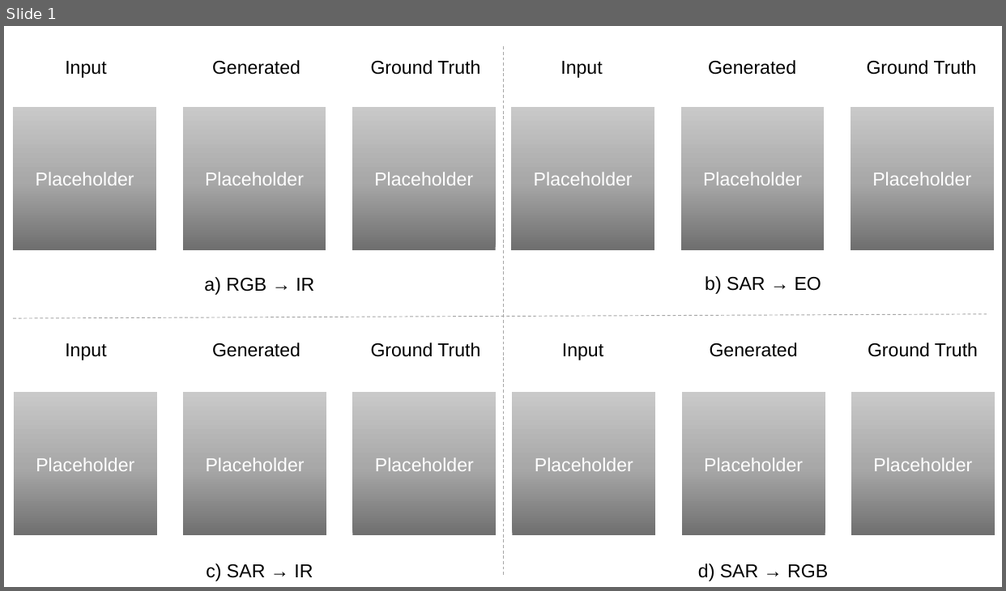
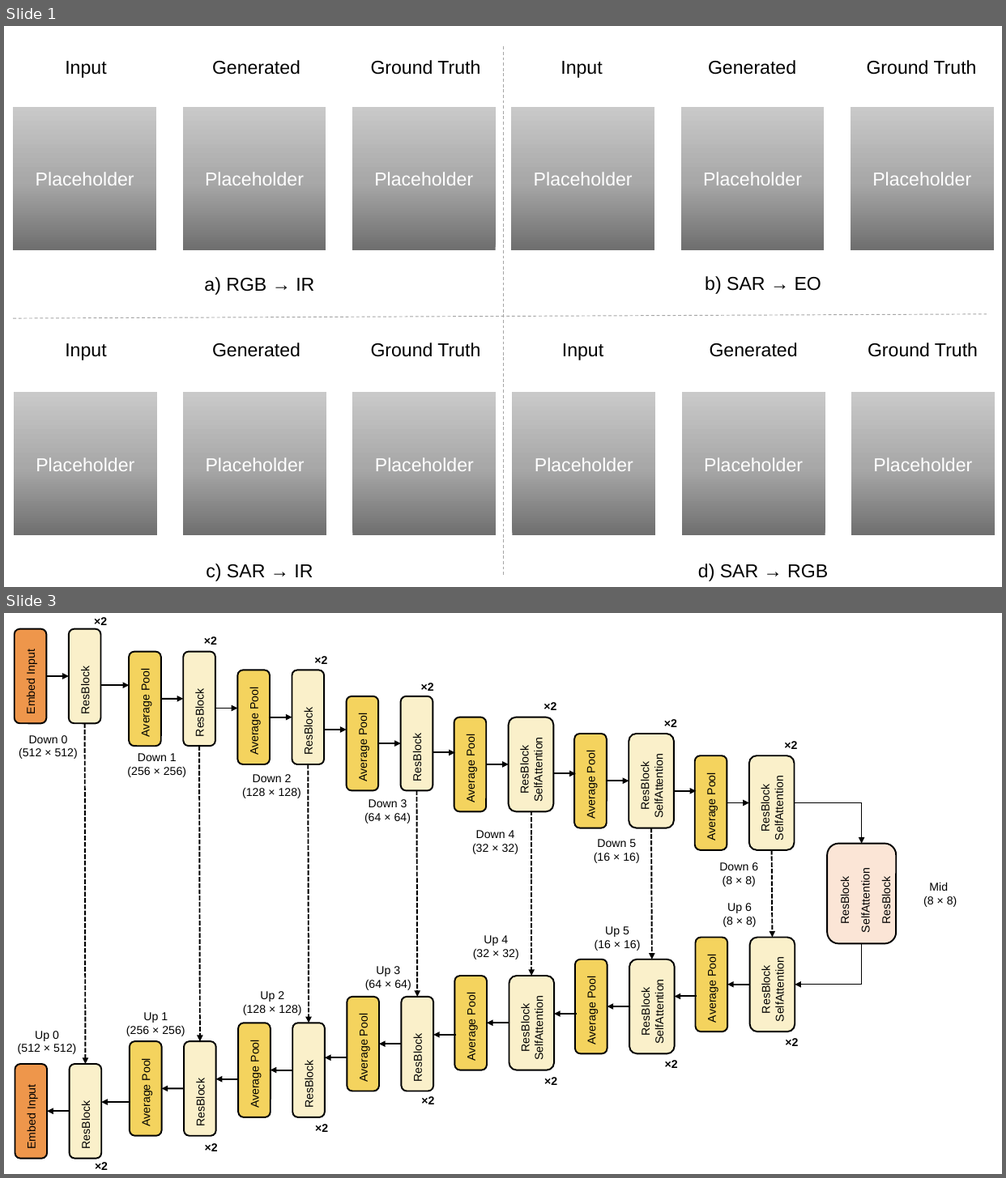
Before and after one commit to Bili-Sakura/4th-MAVIC-T, a slide deck: manuscripts/submission/figures/Figures.pptx. Shown one above the other, each under a label of ours: slide 1 before the commit, slides 1 and 3 after it; the slides between them are not shown. The pictures are 1006x591 and 1006x1178 pixels, drawn with LibreOffice and Linux fonts; fonts in the diff are those of the drawing. Boxes give left, top, right and bottom in pixels: in the first picture for what was removed or moved away, otherwise in the second. Text is boxed around its words. In the diff, an @@ line names an element or a change of style, - is before the commit and + after.

```diff
--- a/manuscripts/submission/figures/Figures.pptx
+++ b/manuscripts/submission/figures/Figures.pptx
@@ slide 3 added at [4,613,1002,1174], background #FFFFFF @@
@@ arrow added from (85, 723) to (86, 1064), #000000 1.5 pt dashed @@
@@ arrow added from (199, 747) to (200, 1042), #000000 1.5 pt dashed @@
@@ arrow added from (308, 764) to (309, 1023), #000000 1.5 pt dashed @@
@@ arrow added from (416, 790) to (417, 997), #000000 1.5 pt dashed @@
@@ group added at [15,617,797,887]: 14 rounded rectangles, 14 texts, 13 arrows @@
+Embed Input
+ResBlock
+Average Pool
+Down 0
+(512 × 512)
+ResBlock
+×2
+Average Pool
+ResBlock
+Down 1
+(256 × 256)
+Down 2
+(128 × 128)
+×2
+×2
+Average Pool
+ResBlock
+Average Pool
+ResBlock
+SelfAttention
+Down 3
+(64 × 64)
+Down 4
+(32 × 32)
+×2
+×2
+Average Pool
+ResBlock
+SelfAttention
+×2
+Average Pool
+ResBlock
+SelfAttention
+×2
+Down 5
+(16 × 16)
+Down 6
+(8 × 8)
@@ elbow arrow added from (795, 803) to (862, 844), #000000 0.5 pt @@
@@ arrow added from (532, 811) to (532, 976), #000000 1.5 pt dashed @@
@@ arrow added from (651, 828) to (652, 960), #000000 1.5 pt dashed @@
@@ arrow added from (772, 850) to (772, 937), #000000 1.5 pt dashed @@
@@ rounded rectangle added at [828,844,897,944], fill #FBE5D6, outline #000000 1.5 pt, 11 pt, text #000000 @@
+ResBlock
+SelfAttention
+ResBlock
@@ text added at [923,882,957,907], 11 pt, text #000000 @@
+Mid
+(8 × 8)
@@ elbow arrow added from (862, 944) to (795, 985), #000000 0.5 pt @@
@@ group added at [15,903,798,1170]: 14 rounded rectangles, 14 texts, 13 arrows @@
+Embed Input
+ResBlock
+Average Pool
+Up 0
+(512 × 512)
+ResBlock
+×2
+Average Pool
+ResBlock
+Up 1
+(256 × 256)
+Up 2
+(128 × 128)
+×2
+×2
+Average Pool
+ResBlock
+Average Pool
+ResBlock
+SelfAttention
+Up 3
+(64 × 64)
+Up 4
+(32 × 32)
+×2
+×2
+Average Pool
+ResBlock
+SelfAttention
+×2
+Average Pool
+ResBlock
+SelfAttention
+×2
+Up 5
+(16 × 16)
+Up 6
+(8 × 8)
```
Also in this commit, not shown: 1 slide changed, 1 other slide added, 1 other file.
